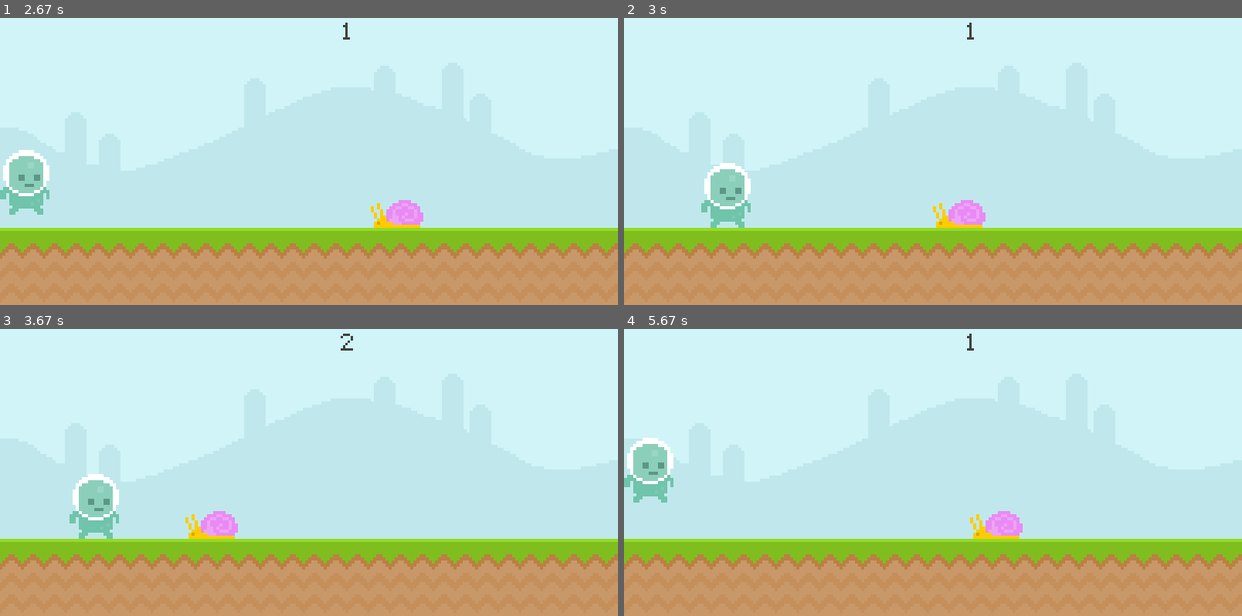
Above: before the commit, frames 1-4 (two rows, left to right).
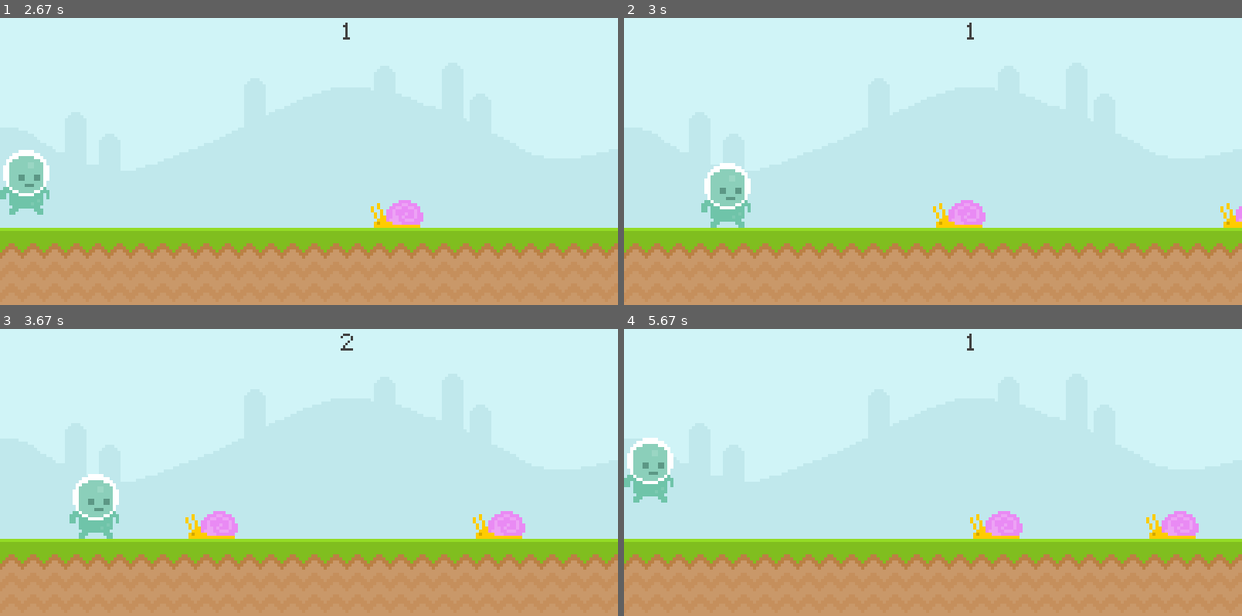
Above: after the commit, the same moments.

Repository: elbowgreasel/AI-Playground
Game: pygame game, started from pygame_testing/game.py
Two runs of this game, one before a commit and one after it. Both use one fixed random seed, a clock stepped at 60 frames per second and the inputs below.
Inputs:
- Up to frame 1 (2.67 s): hold D 0.33-0.8 s; hold D 0.83-1.3 s; tap Space at 1.33, 1.73, 2.03, 2.3, 2.6 s; hold A 1.67-2.2 s; hold A 2.23-2.63 s
- Up to frame 2 (3 s): hold D from 2.67 s (still down); tap Space at 2.73 s
- Up to frame 3 (3.67 s): tap Space at 3.03, 3.4 s; release D at 3.3 s; hold A from 3.33 s (still down)
- Up to frame 4 (5.67 s): tap Space at 3.7, 3.9, 4.2, 4.4, 4.7, 4.9, 5.2, 5.47 s; release A at 3.8 s; hold D 3.83-4.3 s; hold D 4.33-4.8 s; hold A 4.83-5.37 s; hold A from 5.4 s (still down)

Frame 1 is identical in both runs. In frame 2, 0.2% of the frame differs, in the area x 96-100%, y 64-74%; in frame 3, 0.6%, in the area x 76-85%, y 63-74%; in frame 4, 0.6%.

Commit message:
updated enemy spawns
-added obstacle list for spawns
-added more spawns set on a timer

Diff:
--- a/pygame_testing/game.py
+++ b/pygame_testing/game.py
@@ -1,4 +1,5 @@
 import pygame
+import random
 from sys import exit
 ## starts pygame engine
 pygame.init()
@@ -10,6 +11,25 @@
     score_surf = test_font.render(f'{current_time}', False, (64, 64, 64))
     score_rect = score_surf.get_rect(center = (450, 50))
     screen.blit(score_surf, score_rect)
+
+def obstacle_movement(obstacle_list):
+    if obstacle_list:
+        for obstacle_rect in obstacle_list:
+            obstacle_rect.x -= 4
+
+            screen.blit(snail_surface, obstacle_rect)
+
+        obstacle_list = [obstacle for obstacle in obstacle_list if obstacle.x > -100]
+
+        return obstacle_list
+    else:
+        return []
+
+def collisions(player, obstacles):
+    if obstacles:
+        for obstacle_rect in obstacles:
+            if player.colliderect(obstacle_rect): return False
+    return True
 
 width = 800
 height = 400
@@ -31,9 +51,17 @@
 snail_surface = pygame.image.load('graphics/snail/snail1.png').convert_alpha()
 snail_rect = snail_surface.get_rect(bottomleft = (600, 300))
 
+# obstacle list
+obstacle_rect_list = []
+
 # player surfaces
 player_surface = pygame.image.load('graphics/player/player_walk_1.png').convert_alpha()
 player_rect = player_surface.get_rect(midbottom = (50,300))
+
+# obstacle timer
+obstacle_timer = pygame.USEREVENT + 1
+pygame.time.set_timer(obstacle_timer, 2200)
+
 ## runs the game while true,
 gravity = 0
 force = 0
@@ -69,11 +97,14 @@
                     if not active_keys['d']:
                         speed = 0
                     active_keys['a'] = False
+            if event.type == obstacle_timer:
+                obstacle_rect_list.append(snail_surface.get_rect(bottomright = (random.randint(900, 1100), 300)))
         else:
             if event.type == pygame.KEYDOWN and event.key == pygame.K_SPACE:
                 snail_rect.left = 800
                 player_rect.bottom = 300
                 player_rect.left = 50
+                obstacle_rect_list = []
                 start_time = int(pygame.time.get_ticks() / 1000)
                 game_active = True
 
@@ -88,7 +119,9 @@
         # screen.blit(text_surface,text_rect)
         display_score()
         snail_rect.x -= 4
-        if snail_rect.right <= 0: snail_rect.left = 800
+        if snail_rect.right <= 0:
+            snail_rect.left = 800
+            snail_rect.top = random.randint(0, 300-snail_rect.height)
         screen.blit(snail_surface,snail_rect)
         ## player
         # needs updating
@@ -100,6 +133,11 @@
         if player_rect.right > width:
             player_rect.right = width
         screen.blit(player_surface,player_rect)
+
+        obstacle_rect_list = obstacle_movement(obstacle_rect_list)
+
+        game_active = collisions(player_rect, obstacle_rect_list)
+
         if snail_rect.colliderect(player_rect):
             game_active = False
 
